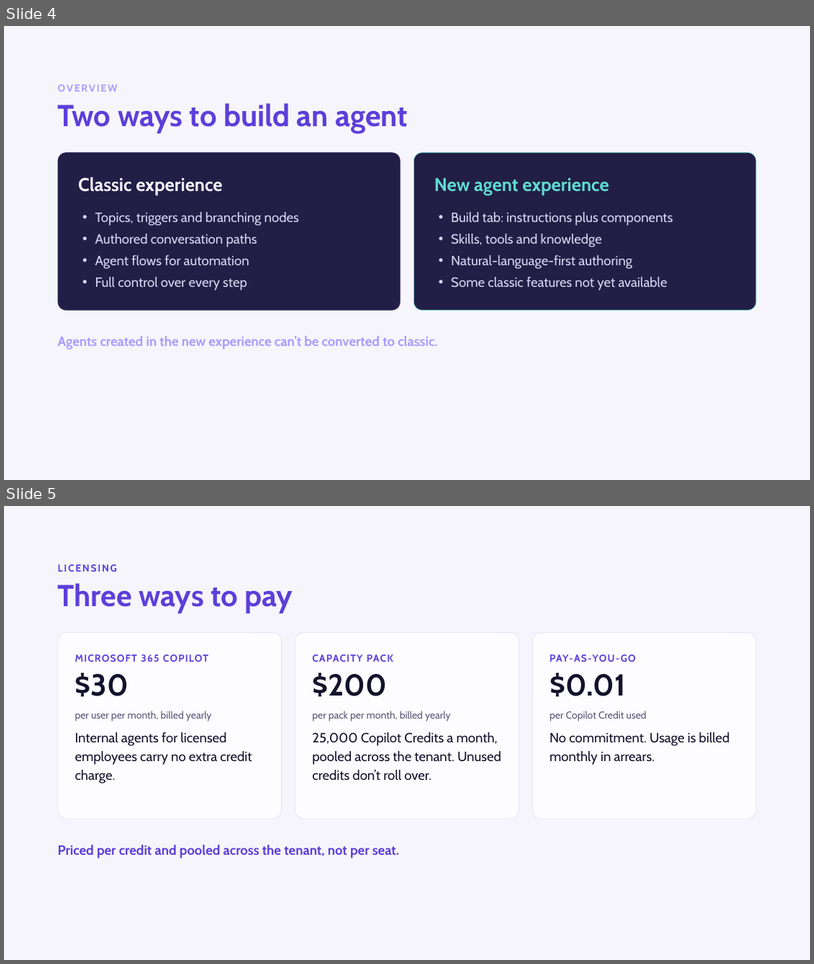
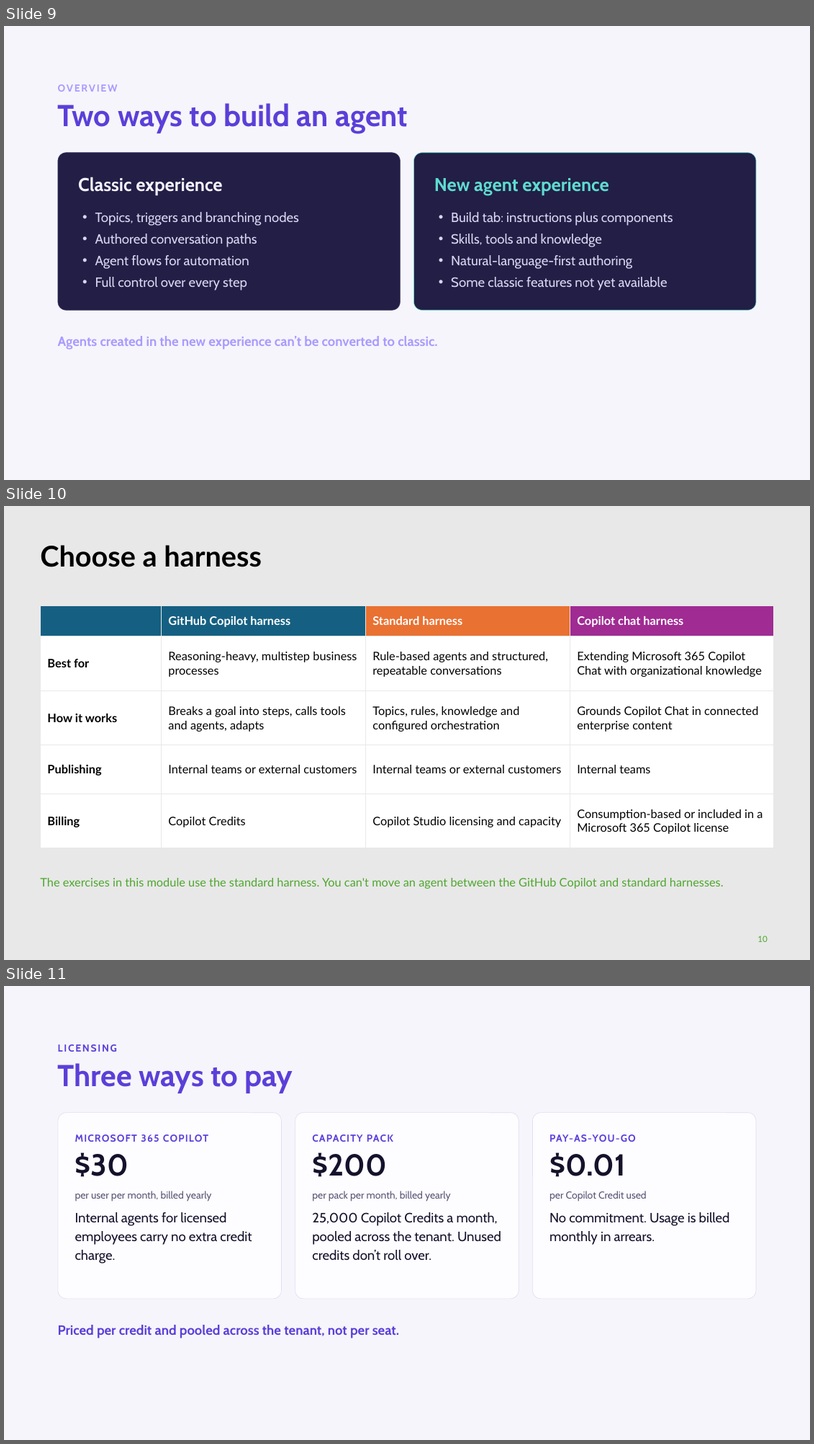
Before and after one commit to JPOWER4/Enterprise-Apps-Agents, a slide deck: Modeule 6 - Copilot Studio.pptx. Shown one above the other, each under a label of ours: slides 4 and 5 before the commit, slides 9, 10 and 11 after it. The pictures are 814x964 and 814x1444 pixels, drawn with LibreOffice and Linux fonts; fonts in the diff are those of the drawing; background and template pictures are left out. Boxes give left, top, right and bottom in pixels: in the first picture for what was removed or moved away, otherwise in the second. Text is boxed around its words. In the diff, an @@ line names an element or a change of style, - is before the commit and + after.

```diff
--- a/Modeule 6 - Copilot Studio.pptx
+++ b/Modeule 6 - Copilot Studio.pptx
@@ slide 10 added at bbox=[4, 506, 810, 960], background #E8E8E8 @@
@@ title added at bbox=[40, 545, 262, 567], 34 pt, text #000000, bold @@
+Choose a harness
@@ table added at bbox=[40, 606, 774, 848], 5 rows, 4 columns @@
+ | GitHub Copilot harness | Standard harness | Copilot chat harness
+Best for | Reasoning-heavy, multistep business processes | Rule-based agents and structured, repeatable conversations | Extending Microsoft 365 Copilot Chat with organizational knowledge
+How it works | Breaks a goal into steps, calls tools and agents, adapts | Topics, rules, knowledge and configured orchestration | Grounds Copilot Chat in connected enterprise content
+Publishing | Internal teams or external customers | Internal teams or external customers | Internal teams
+Billing | Copilot Credits | Copilot Studio licensing and capacity | Consumption-based or included in a Microsoft 365 Copilot license
@@ text added at bbox=[40, 878, 724, 888], 14 pt, text #4EA72E @@
+The exercises in this module use the standard harness. You can't move an agent between the GitHub Copilot and standard harnesses.
@@ page number added at bbox=[758, 935, 767, 942], 10 pt, text #4EA72E @@
+10
@@ what was slide 4 is now slide 9 @@
@@ what was slide 5 is now slide 11 @@
```
Also in this commit, not shown: 7 other slides added.
